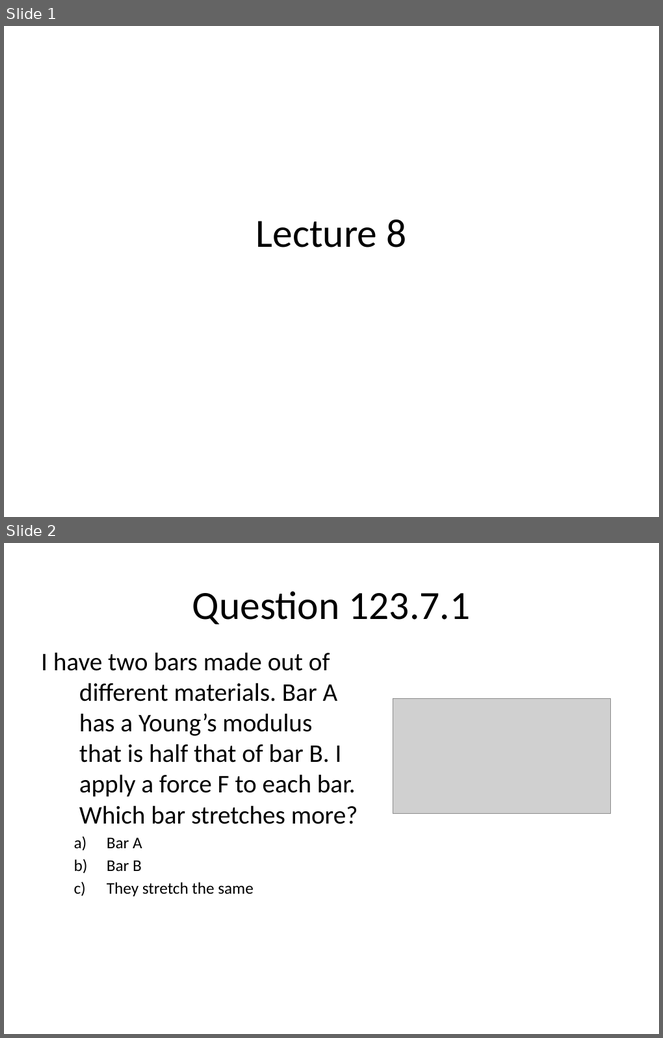
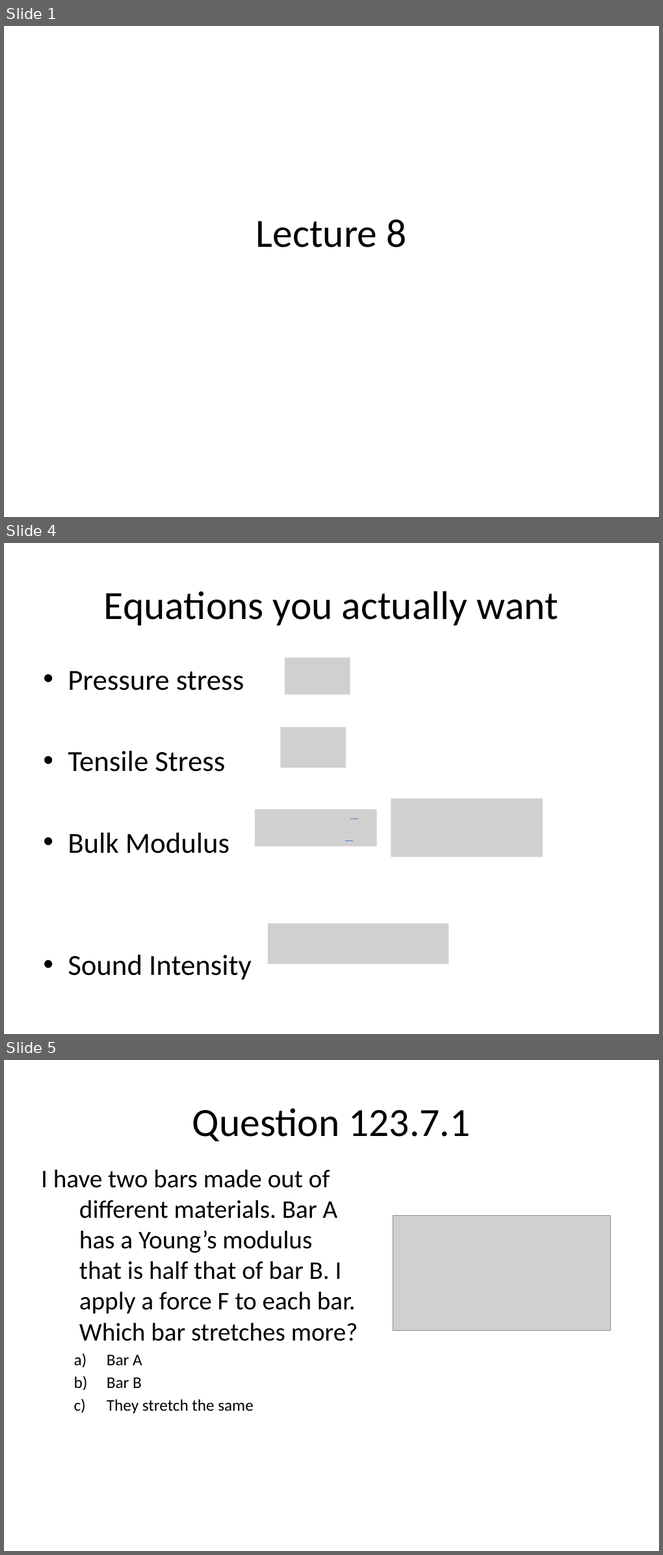
Before and after one commit to rtlines/Introductory-Physics-II, a slide deck: Lecture_Slides/PH 123 Lecture 08.pptx. Shown one above the other, each under a label of ours: slides 1 and 2 before the commit, slides 1, 4 and 5 after it; the slides between them are not shown. The pictures are 663x1038 and 663x1555 pixels, drawn with LibreOffice and Linux fonts; fonts in the diff are those of the drawing; grey boxes stand for pictures. Boxes give left, top, right and bottom in pixels: in the first picture for what was removed or moved away, otherwise in the second. Text is boxed around its words. In the diff, an @@ line names an element or a change of style, - is before the commit and + after.

```diff
--- a/Lecture_Slides/PH 123 Lecture 08.pptx
+++ b/Lecture_Slides/PH 123 Lecture 08.pptx
@@ slide 4 added at (4, 543, 659, 1034), background #FFFFFF @@
@@ title added at (104, 591, 558, 626), 44 pt, text #000000 @@
+Equations you actually want
@@ picture added at (285, 657, 350, 695) @@
@@ text added at (68, 671, 252, 980), 32 pt, text #000000 @@
+• Pressure stress
+• Tensile Stress
+• Bulk Modulus
+• Sound Intensity
@@ picture added at (280, 727, 346, 768) @@
@@ picture added at (255, 809, 377, 847) @@
@@ picture added at (391, 798, 544, 857) @@
@@ line added from (350, 819) to (358, 819), #4B7EBC 0.75 pt @@
@@ line added from (345, 841) to (353, 841), #4B7EBC 0.75 pt @@
@@ picture added at (268, 924, 449, 964) @@
@@ what was slide 2 is now slide 5 @@
```
Also in this commit, not shown: 6 other slides added, 2 slides removed, 8 other files.
